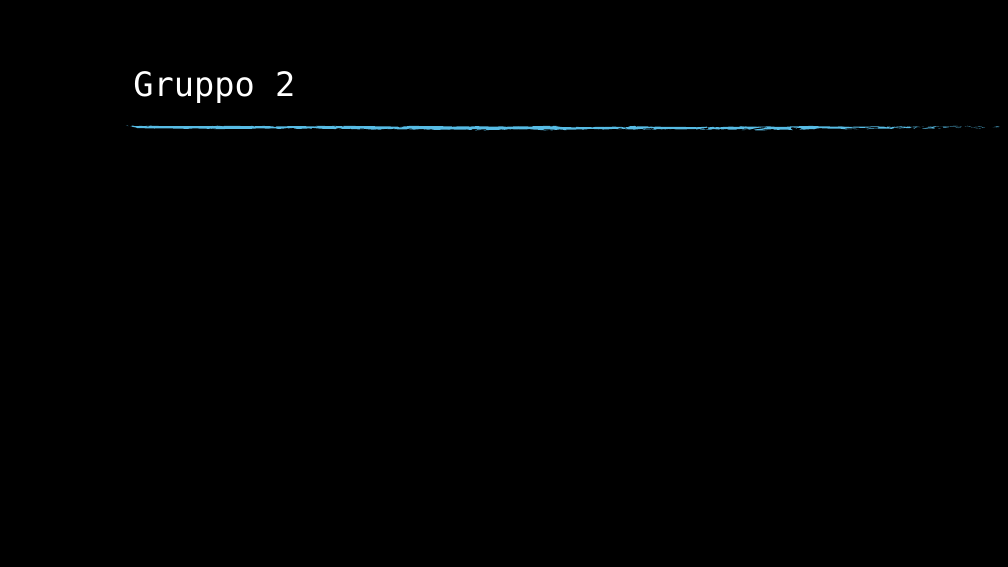
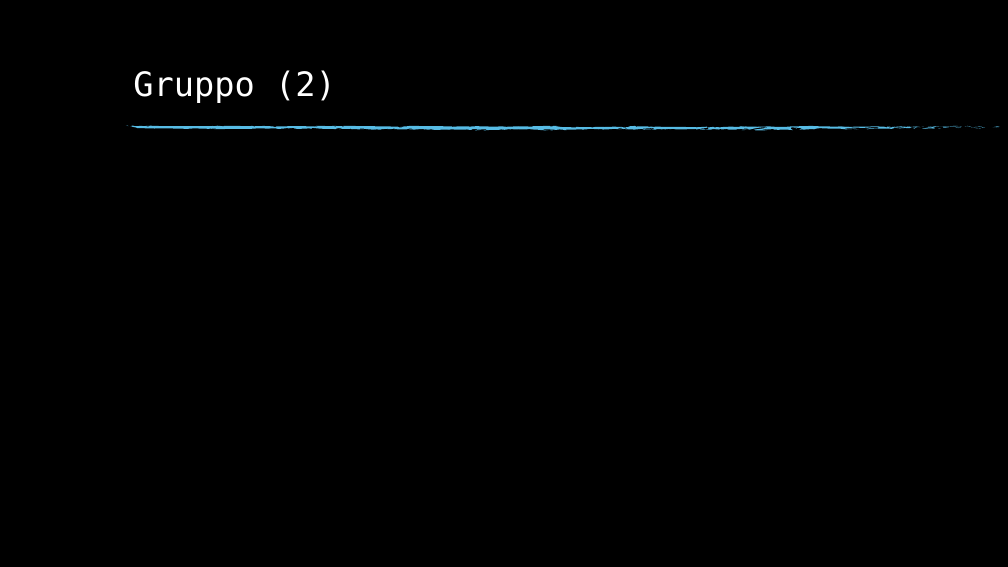
Before and after one commit to Mark692/ECC, a slide deck: slide 6 of ECC001.pptx. Drawn at 1008x567 pixels with LibreOffice and Linux fonts; fonts in the diff are those of the drawing; grey boxes stand for pictures; background and template pictures are left out. Boxes give left, top, right and bottom in pixels: in the first picture for what was removed or moved away, otherwise in the second. Text is boxed around its words. In the diff, an @@ line names an element or a change of style, - is before the commit and + after.

```diff
--- a/ECC001.pptx
+++ b/ECC001.pptx
@@ title at [133, 70, 336, 103]: text changed @@
-Gruppo 2
+Gruppo (2)
```
Also in this commit, not shown: 6 other slides changed, 9 slides added, 13 slides removed.
